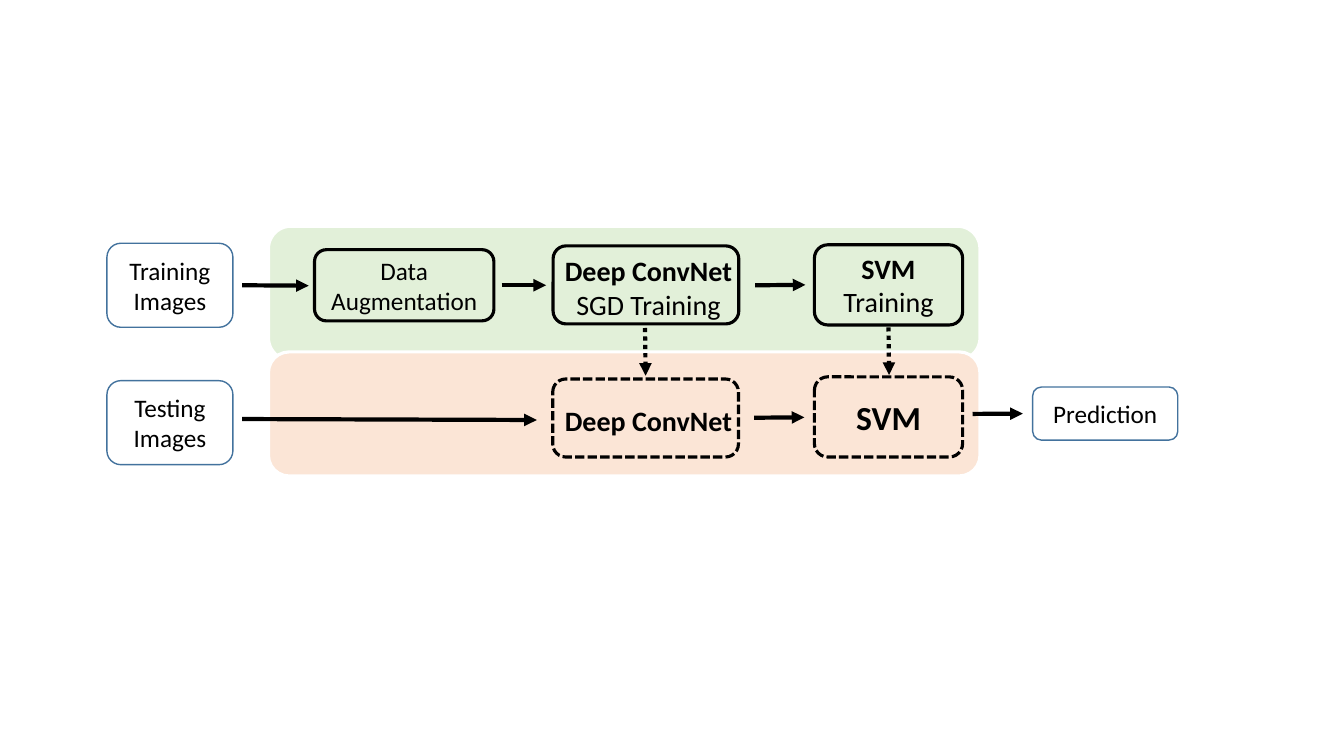
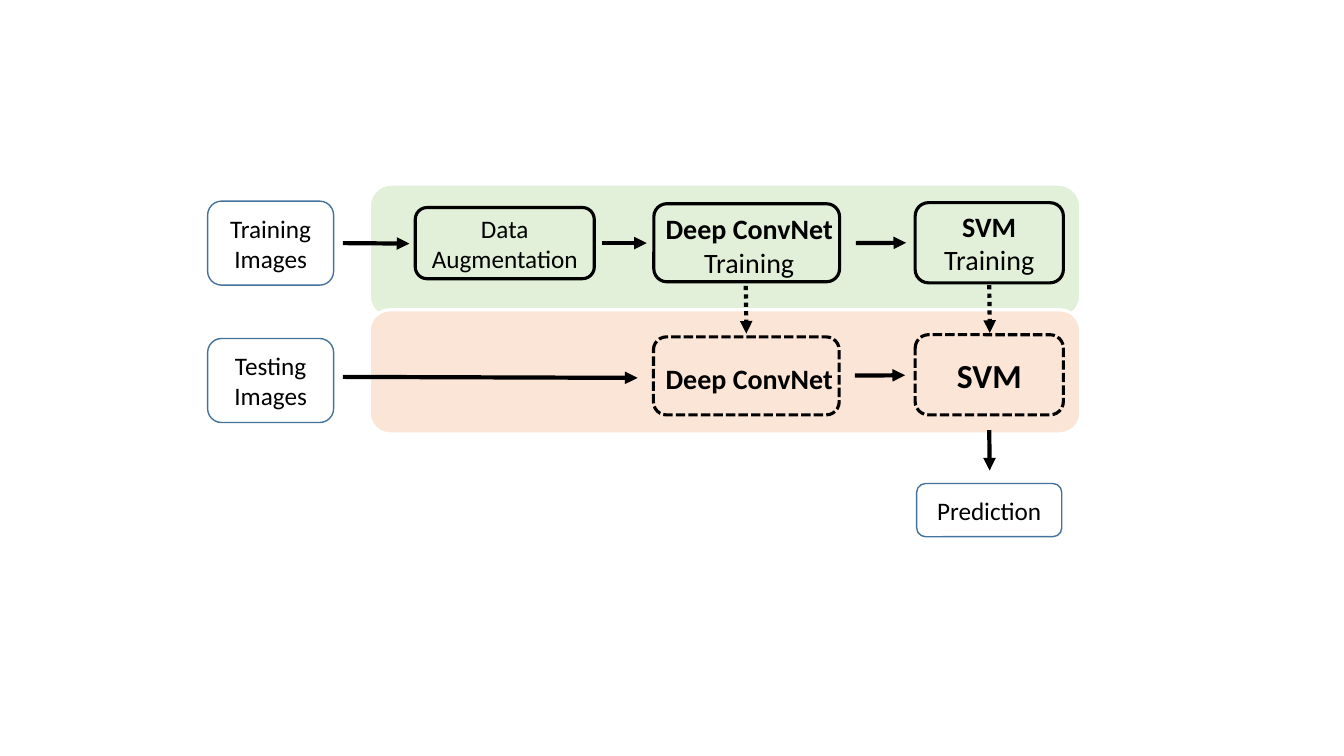
Before and after one commit to zengxiao1028/CSE902_Project_17Spring, a slide deck: slide 1 of proposal/fig/pptx/fig.pptx (slide 4 before the commit). Drawn at 1344x756 pixels with LibreOffice and Linux fonts; fonts in the diff are those of the drawing. Boxes give left, top, right and bottom in pixels: in the first picture for what was removed or moved away, otherwise in the second. Text is boxed around its words. In the diff, an @@ line names an element or a change of style, - is before the commit and + after.

```diff
--- a/proposal/fig/pptx/fig.pptx
+++ b/proposal/fig/pptx/fig.pptx
@@ text at (704,253,794,278): text changed @@
-SGD Training
+Training
@@ 9 rounded rectangles, 6 arrows, 2 texts: place and size @@
-9 rounded rectangles, 6 arrows, 2 texts at (107,226,980,476)
+9 rounded rectangles, 6 arrows, 2 texts at (208,185,1081,434)
@@ arrow moved from (888, 328) - (889, 375) to (989, 285) - (990, 333) @@
@@ arrow moved from (973, 414) - (1023, 413) to (989, 431) - (990, 471) @@
@@ rounded rectangle "Prediction": place and size @@
-rounded rectangle "Prediction" at (1033,387,1179,441)
+rounded rectangle "Prediction" at (917,484,1062,537)
```
Also in this commit, not shown: 1 other slide changed, 1 slide added, 2 other files.
